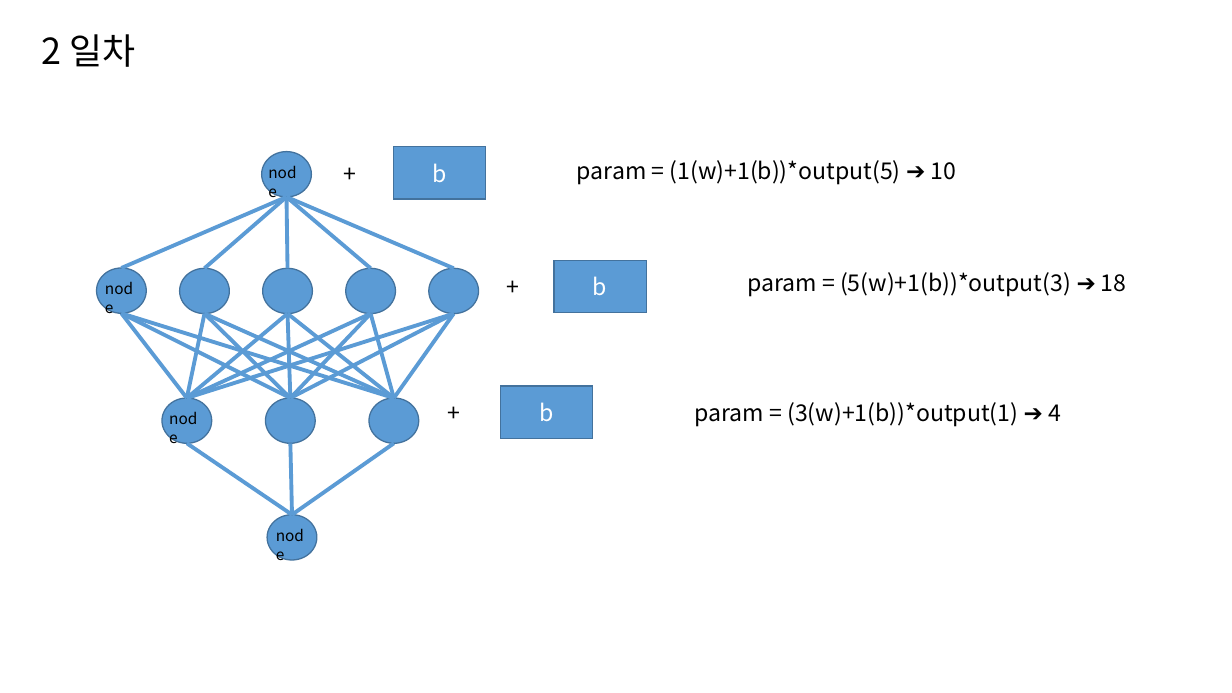
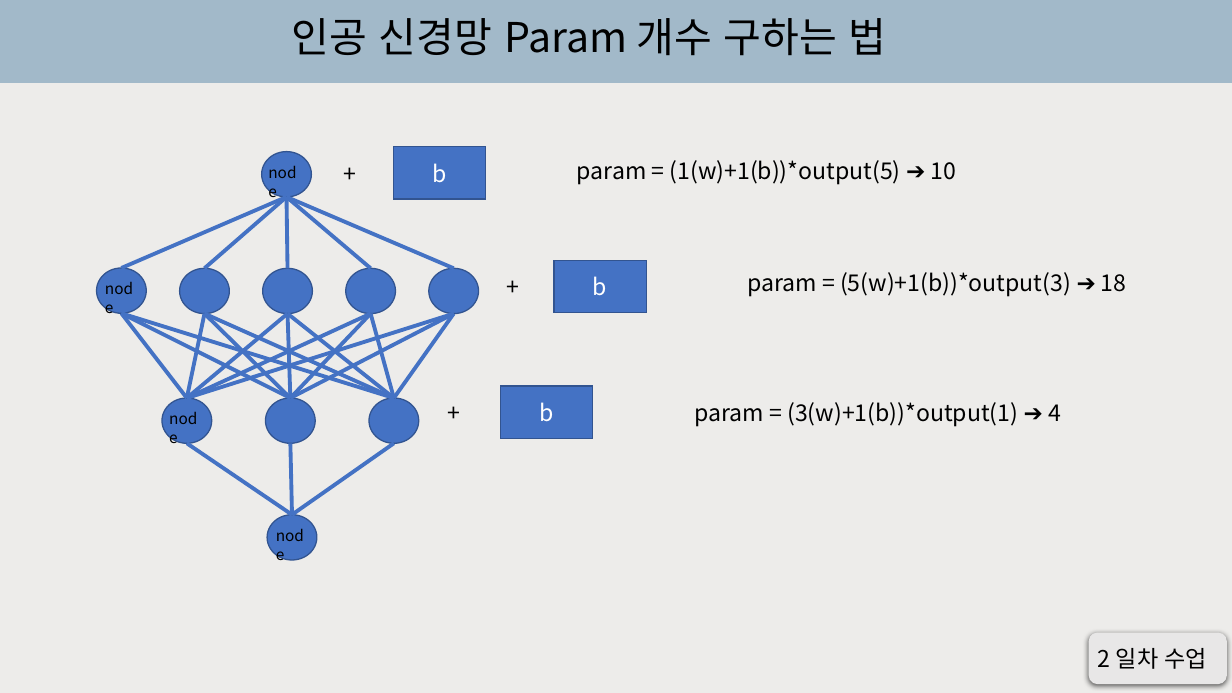
Before and after one commit to Ryujaeuk/keras, a slide deck: slide 3 of keras_study.pptx (slide 2 before the commit). Drawn at 1232x693 pixels with LibreOffice and Linux fonts; fonts in the diff are those of the drawing. Boxes give left, top, right and bottom in pixels: in the first picture for what was removed or moved away, otherwise in the second. Text is boxed around its words. In the diff, an @@ line names an element or a change of style, - is before the commit and + after.

```diff
--- a/keras_study.pptx
+++ b/keras_study.pptx
@@ background #FFFFFF to gradient #EDECEA to #A2B9C9 @@
@@ text added at (292,18,886,56), 32 pt, text #000000 @@
+인공 신경망 Param 개수 구하는 법
@@ line (287, 197) - (121, 268): stroke #5B9BD5 3 pt to #4472C4 3 pt @@
@@ line (287, 197) - (204, 268): stroke #5B9BD5 3 pt to #4472C4 3 pt @@
@@ line (287, 197) - (287, 268): stroke #5B9BD5 3 pt to #4472C4 3 pt @@
@@ line (287, 197) - (371, 268): stroke #5B9BD5 3 pt to #4472C4 3 pt @@
@@ line (287, 197) - (454, 268): stroke #5B9BD5 3 pt to #4472C4 3 pt @@
@@ line (121, 313) - (187, 398): stroke #5B9BD5 3 pt to #4472C4 3 pt @@
@@ line (121, 313) - (290, 398): stroke #5B9BD5 3 pt to #4472C4 3 pt @@
@@ line (121, 313) - (394, 398): stroke #5B9BD5 3 pt to #4472C4 3 pt @@
@@ line (187, 398) - (454, 313): stroke #5B9BD5 3 pt to #4472C4 3 pt @@
@@ line (371, 313) - (187, 398): stroke #5B9BD5 3 pt to #4472C4 3 pt @@
@@ line (287, 313) - (187, 398): stroke #5B9BD5 3 pt to #4472C4 3 pt @@
@@ line (204, 313) - (187, 398): stroke #5B9BD5 3 pt to #4472C4 3 pt @@
@@ line (204, 313) - (290, 398): stroke #5B9BD5 3 pt to #4472C4 3 pt @@
@@ line (204, 313) - (394, 398): stroke #5B9BD5 3 pt to #4472C4 3 pt @@
@@ line (287, 313) - (394, 398): stroke #5B9BD5 3 pt to #4472C4 3 pt @@
@@ line (287, 313) - (290, 398): stroke #5B9BD5 3 pt to #4472C4 3 pt @@
@@ line (290, 398) - (454, 313): stroke #5B9BD5 3 pt to #4472C4 3 pt @@
@@ line (371, 313) - (290, 398): stroke #5B9BD5 3 pt to #4472C4 3 pt @@
@@ line (371, 313) - (394, 398): stroke #5B9BD5 3 pt to #4472C4 3 pt @@
@@ line (454, 313) - (394, 398): stroke #5B9BD5 3 pt to #4472C4 3 pt @@
@@ line (187, 444) - (292, 515): stroke #5B9BD5 3 pt to #4472C4 3 pt @@
@@ line (290, 444) - (292, 515): stroke #5B9BD5 3 pt to #4472C4 3 pt @@
@@ line (394, 444) - (292, 515): stroke #5B9BD5 3 pt to #4472C4 3 pt @@
@@ fill #5B9BD5 to #4472C4; outline #43739E 1 pt to #325491 1 pt in 13 elements at (394,147,486,200), (555,261,647,313), (500,386,592,439), (262,152,311,197), (96,268,146,313), (179,268,229,313), (262,268,312,313), (346,268,396,313), (429,268,479,313), (162,398,212,444), (265,398,315,444), (369,398,419,444), (267,515,317,560) @@
@@ rounded rectangle added at (1089,633,1227,685), fill #E9E7E7 @@
@@ text at (1098,648,1208,669): text changed; size 28 to 18 pt @@
-2 일차
+2 일차 수업
```
Also in this commit, not shown: 7 other slides changed, 5 slides added, 2 slides removed.
